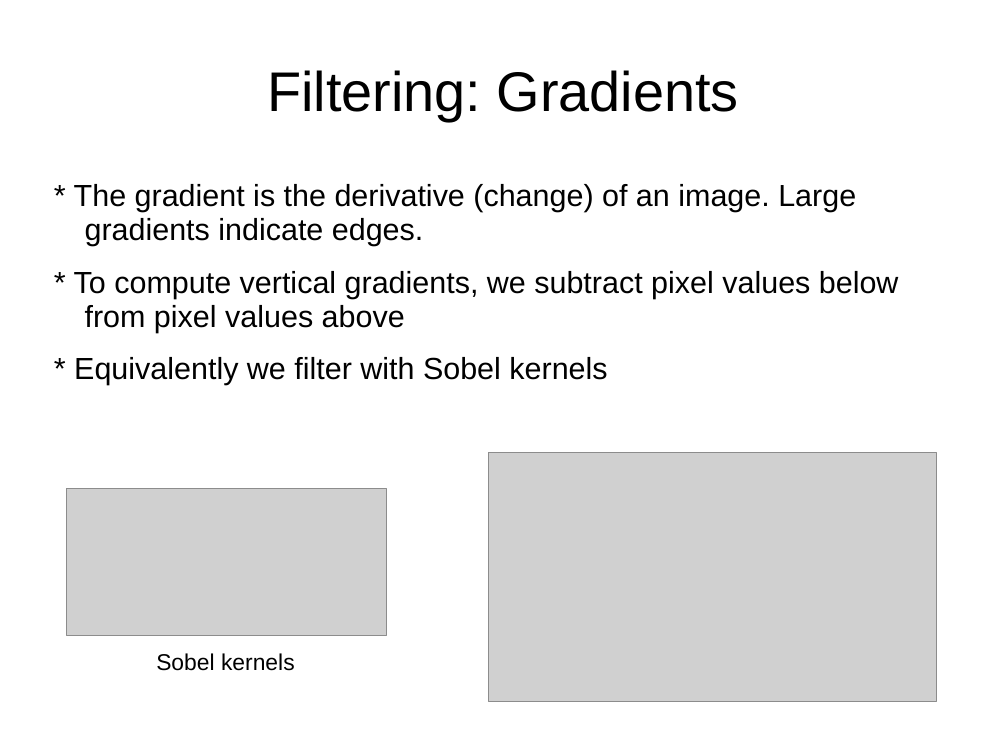
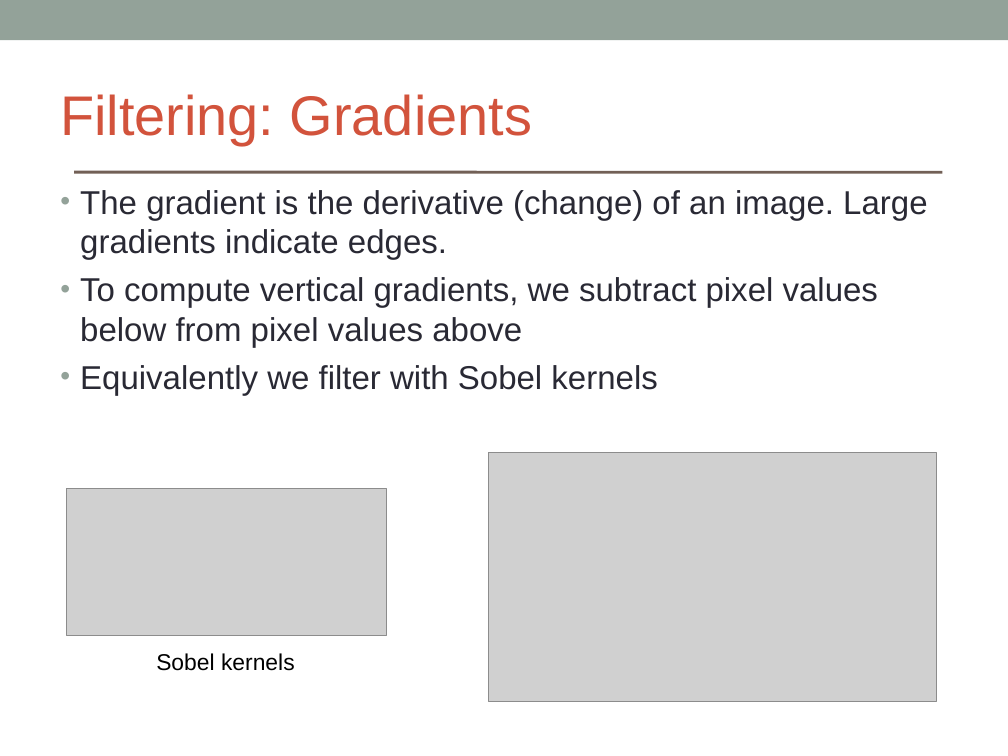
Before and after one commit to brikeats/Image-Analysis-in-Python, a slide deck: slide 12 of ImageAnalysisPython.ppt. Drawn at 1008x756 pixels with LibreOffice and Linux fonts; fonts in the diff are those of the drawing; grey boxes stand for pictures. Boxes give left, top, right and bottom in pixels: in the first picture for what was removed or moved away, otherwise in the second. Text is boxed around its words. In the diff, an @@ line names an element or a change of style, - is before the commit and + after.

```diff
--- a/ImageAnalysisPython.ppt
+++ b/ImageAnalysisPython.ppt
@@ rectangle added at [0, 0, 1008, 40], fill #93A299 @@
@@ text "Filtering: Gradients": place and size @@
-text "Filtering: Gradients" at [267, 70, 739, 121]
+text "Filtering: Gradients" at [60, 94, 532, 145]
@@ text "Filtering: Gradients" at [60, 94, 532, 145]: text colour #000000 to #D2533C; alignment centre to left; line spacing 0.93 to 1 @@
@@ line added from (76, 172) to (941, 172), #726056 2.24 pt @@
@@ text at [80, 190, 927, 395]: text changed; size 24 to 26 pt; text colour #000000 to #292934 @@
-* The gradient is the derivative (change) of an image. Large gradients indicate edges.
-* To compute vertical gradients, we subtract pixel values below from pixel values above
-* Equivalently we filter with Sobel kernels
+• The gradient is the derivative (change) of an image. Large gradients indicate edges.
+• To compute vertical gradients, we subtract pixel values below from pixel values above
+• Equivalently we filter with Sobel kernels
```
Also in this commit, not shown: 17 other slides changed, 1 other file.
